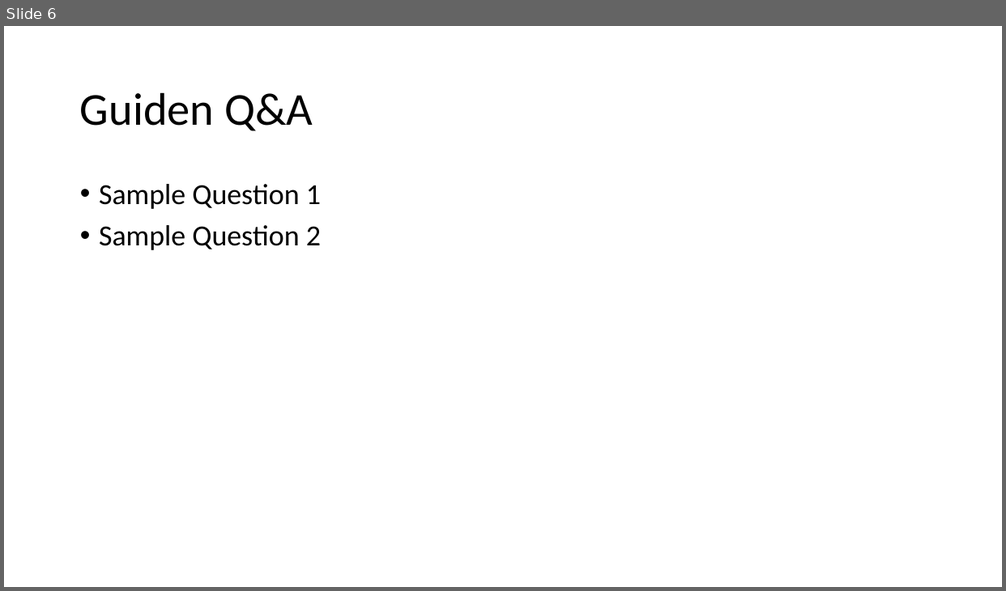
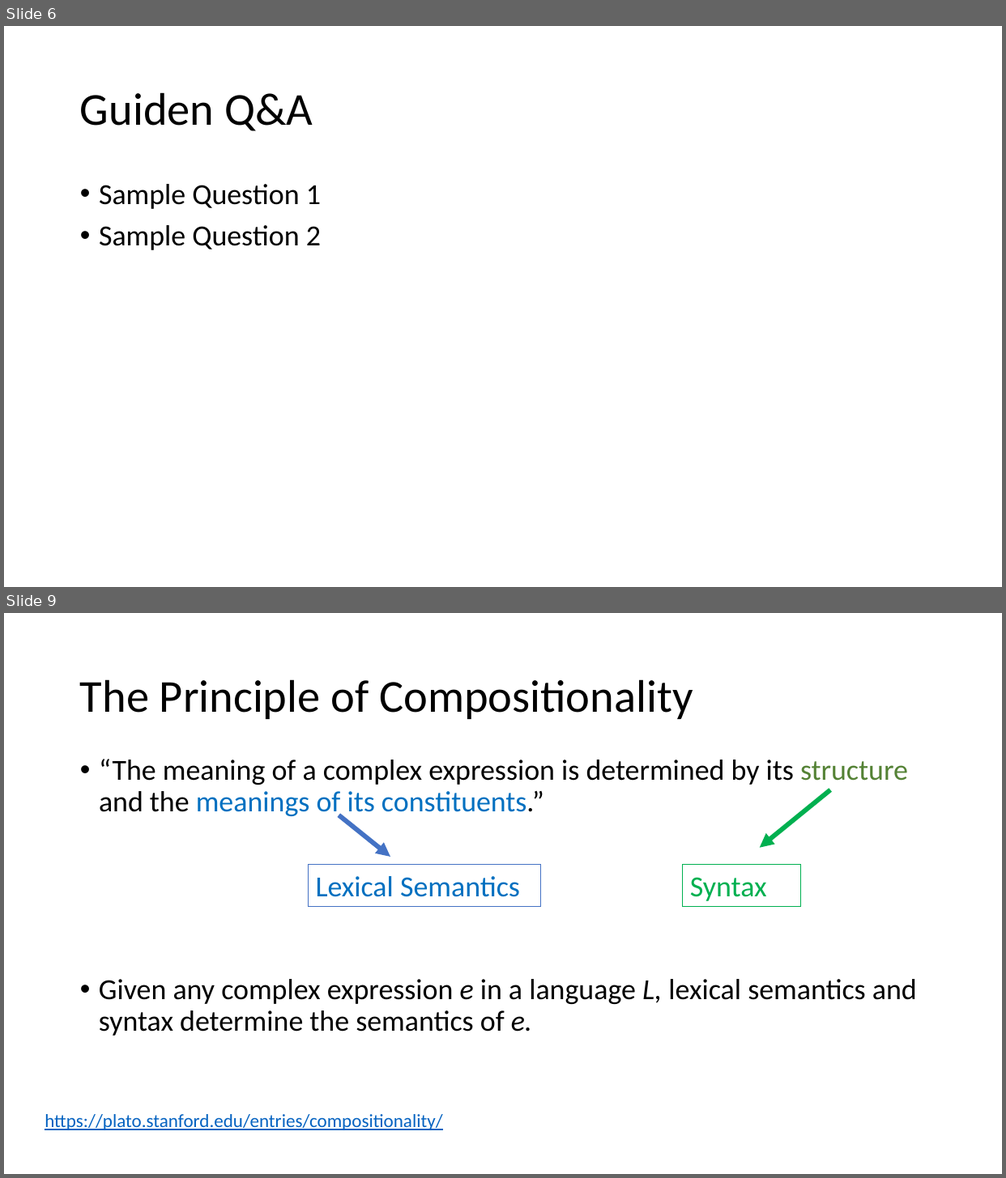
Before and after one commit to spacemanidol/AnalyzingNeuralLanguageModelsGroup1, a slide deck: PaperPresentation02202020.pptx. Shown one above the other, each under a label of ours: slide 6 before the commit, slides 6 and 9 after it; the slides between them are not shown. The pictures are 1006x591 and 1006x1178 pixels, drawn with LibreOffice and Linux fonts; fonts in the diff are those of the drawing. Boxes give left, top, right and bottom in pixels: in the first picture for what was removed or moved away, otherwise in the second. Text is boxed around its words. In the diff, an @@ line names an element or a change of style, - is before the commit and + after.

```diff
--- a/PaperPresentation02202020.pptx
+++ b/PaperPresentation02202020.pptx
@@ slide 9 added at bbox=[4, 613, 1002, 1174], background #FFFFFF @@
@@ title added at bbox=[80, 679, 692, 719], 44 pt, text #000000 @@
+The Principle of Compositionality
@@ text added at bbox=[99, 759, 908, 819], 28 pt, text #000000 @@
+• “The meaning of a complex expression is determined by its structure and the meanings of its constituents.”
@@ arrow added from (830, 790) to (760, 848), #00B050 4.5 pt @@
@@ arrow added from (339, 815) to (390, 857), #4472C4 4.5 pt @@
@@ rectangle added at bbox=[308, 865, 540, 907], outline #4472C4 0.75 pt, 28 pt, text #0070C0 @@
+Lexical Semantics
@@ rectangle added at bbox=[683, 865, 801, 907], outline #00B050 0.75 pt, 28 pt, text #00B050 @@
+Syntax
@@ text added at bbox=[99, 979, 917, 1036], 28 pt, text #000000 @@
+• Given any complex expression e in a language L, lexical semantics and syntax determine the semantics of e.
@@ text added at bbox=[44, 1114, 442, 1131], 18 pt, text #0563C1, underline @@
+https://plato.stanford.edu/entries/compositionality/
```
Also in this commit, not shown: 1 slide changed, 45 other slides added.
